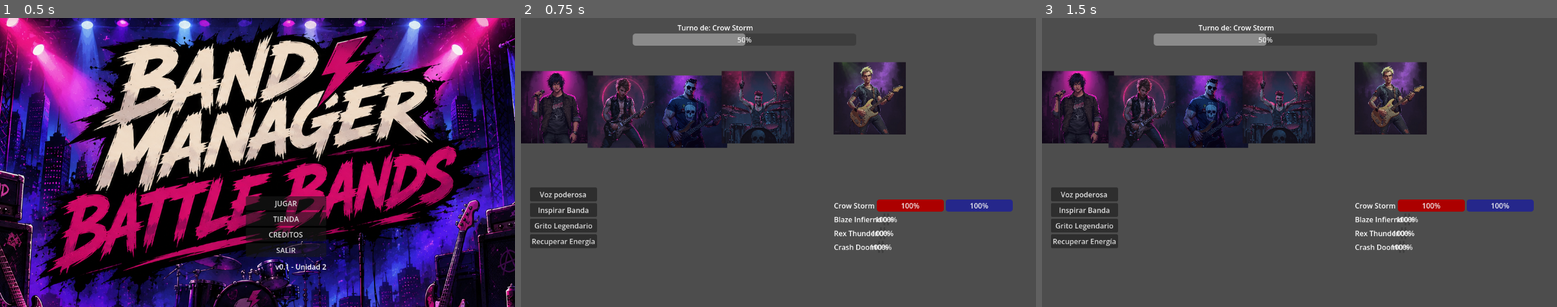
Above: before the commit, frames 1-3 (left to right).
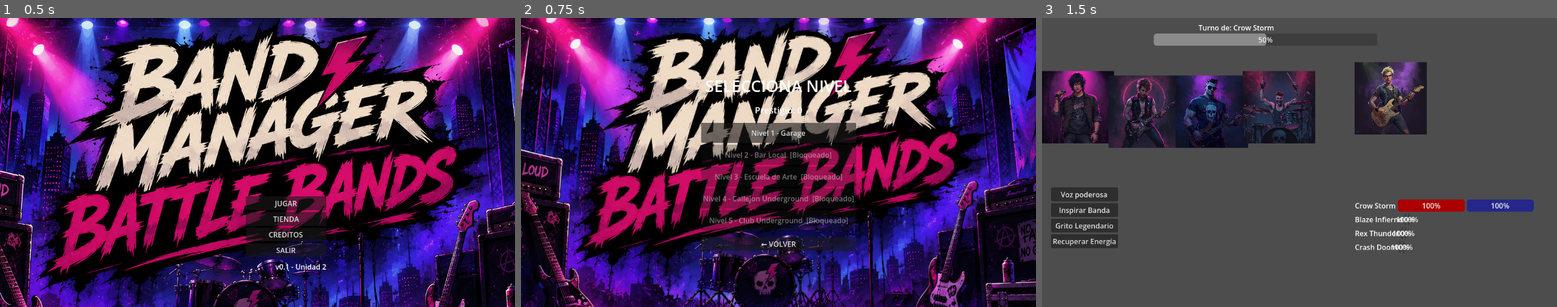
Above: after the commit, the same moments.

Repository: LeonelAcostaCruz/band-manager-battle-bands
Game: Godot game, scene res://scenes/ui/MainMenu.tscn
The game is run twice, just before and just after one commit, with the same random seed, the same clock (stepped at 60 frames per second) and the same inputs.
Inputs (mouse positions are in pixels of both pictures, inside the frame that each line leads up to):
- Up to frame 1 (0.5 s): no input
- Up to frame 2 (0.75 s): click "JUGAR" at 0.5 s
- Up to frame 3 (1.5 s): click (1299, 133) at 1.25 s, where only the run after the commit has a clickable "Nivel 1 - Garage"

Frame 1 is identical in both runs. In frame 2, 98% of the frame differs, in the area x 0-100%, y 0-100%; in frame 3, nothing differs.

Commit message:
feat: agregar LevelSelect con niveles desbloqueables

Diff:
--- /dev/null
+++ b/scenes/ui/LevelSelect.gd
@@ -0,0 +1,45 @@
+extends Control
+
+@onready var prestigio_label = $Contenido/PrestigioLabel
+@onready var niveles = $Contenido/Niveles
+
+func _ready():
+	GameData.cargar()
+	prestigio_label.text = "Prestigio: " + str(GameData.prestigio)
+	actualizar_botones()
+
+func actualizar_botones():
+	var botones = niveles.get_children()
+	for i in range(botones.size()):
+		var nivel = i + 1
+		if nivel > GameData.nivel_actual:
+			botones[i].disabled = true
+			botones[i].text = botones[i].text + "  [Bloqueado]"
+		elif nivel < GameData.nivel_actual:
+			botones[i].text = botones[i].text + "  ✓"
+
+func ir_a_nivel(nivel: int):
+	GameData.nivel_actual = nivel
+	get_tree().change_scene_to_file("res://scenes/battle/BattleScene.tscn")
+
+func _on_btn_nivel_1_pressed():
+	ir_a_nivel(1)
+
+func _on_btn_nivel_2_pressed():
+	ir_a_nivel(2)
+
+func _on_btn_nivel_3_pressed():
+	ir_a_nivel(3)
+
+func _on_btn_nivel_4_pressed():
+	ir_a_nivel(4)
+
+func _on_btn_nivel_5_pressed():
+	ir_a_nivel(5)
+
+func _on_btn_volver_pressed():
+	get_tree().change_scene_to_file("res://scenes/ui/MainMenu.tscn")
+
+
+func _on_btn_volber_pressed() -> void:
+	pass # Replace with function body.
--- a/scenes/ui/LevelSelect.tscn
+++ b/scenes/ui/LevelSelect.tscn
@@ -1,3 +1,89 @@
 [gd_scene format=3 uid="uid://bsyfco7igecn6"]
 
-[node name="LevelSelect" type="Node2D" unique_id=709872589]
+[ext_resource type="Texture2D" uid="uid://bhb4vnl0ffp33" path="res://Portada2.png" id="1_2fnwa"]
+[ext_resource type="Script" uid="uid://b1e0o3hf63riy" path="res://scenes/ui/LevelSelect.gd" id="1_wp86k"]
+
+[node name="LevelSelect" type="Control" unique_id=881588652]
+layout_mode = 3
+anchors_preset = 15
+anchor_right = 1.0
+anchor_bottom = 1.0
+grow_horizontal = 2
+grow_vertical = 2
+script = ExtResource("1_wp86k")
+
+[node name="BackGround" type="TextureRect" parent="." unique_id=1226915972]
+layout_mode = 1
+anchors_preset = 15
+anchor_right = 1.0
+anchor_bottom = 1.0
+grow_horizontal = 2
+grow_vertical = 2
+texture = ExtResource("1_2fnwa")
+stretch_mode = 6
+
+[node name="Contenido" type="VBoxContainer" parent="." unique_id=1527144390]
+layout_mode = 1
+anchors_preset = 8
+anchor_left = 0.5
+anchor_top = 0.5
+anchor_right = 0.5
+anchor_bottom = 0.5
+offset_left = -20.0
+offset_top = -61.0
+offset_right = 20.0
+offset_bottom = 61.0
+grow_horizontal = 2
+grow_vertical = 2
+theme_override_constants/separation = 15
+
+[node name="TituloLabel" type="Label" parent="Contenido" unique_id=2130150114]
+layout_mode = 2
+theme_override_font_sizes/font_size = 36
+text = "SELECCIONA NIVEL"
+horizontal_alignment = 1
+
+[node name="PrestigioLabel" type="Label" parent="Contenido" unique_id=767612488]
+layout_mode = 2
+theme_override_font_sizes/font_size = 20
+text = "Prestigio: 0"
+horizontal_alignment = 1
+
+[node name="Niveles" type="VBoxContainer" parent="Contenido" unique_id=847782415]
+layout_mode = 2
+
+[node name="BtnNivel1" type="Button" parent="Contenido/Niveles" unique_id=604577317]
+custom_minimum_size = Vector2(300, 45)
+layout_mode = 2
+text = "Nivel 1 - Garage"
+
+[node name="BtnNivel2" type="Button" parent="Contenido/Niveles" unique_id=1906789536]
+custom_minimum_size = Vector2(300, 45)
+layout_mode = 2
+text = "Nivel 2 - Bar Local"
+
+[node name="BtnNivel3" type="Button" parent="Contenido/Niveles" unique_id=465243226]
+custom_minimum_size = Vector2(300, 45)
+layout_mode = 2
+text = "Nivel 3 - Escuela de Arte"
+
+[node name="BtnNivel4" type="Button" parent="Contenido/Niveles" unique_id=973183998]
+custom_minimum_size = Vector2(300, 45)
+layout_mode = 2
+text = "Nivel 4 - Callejon Underground"
+
+[node name="BtnNivel5" type="Button" parent="Contenido/Niveles" unique_id=1907497391]
+custom_minimum_size = Vector2(300, 45)
+layout_mode = 2
+text = "Nivel 5 - Club Underground"
+
+[node name="BtnVolber" type="Button" parent="Contenido" unique_id=1741097594]
+layout_mode = 2
+text = "← VOLVER"
+
+[connection signal="pressed" from="Contenido/Niveles/BtnNivel1" to="." method="_on_btn_nivel_1_pressed"]
+[connection signal="pressed" from="Contenido/Niveles/BtnNivel2" to="." method="_on_btn_nivel_2_pressed"]
+[connection signal="pressed" from="Contenido/Niveles/BtnNivel3" to="." method="_on_btn_nivel_3_pressed"]
+[connection signal="pressed" from="Contenido/Niveles/BtnNivel4" to="." method="_on_btn_nivel_4_pressed"]
+[connection signal="pressed" from="Contenido/Niveles/BtnNivel5" to="." method="_on_btn_nivel_5_pressed"]
+[connection signal="pressed" from="Contenido/BtnVolber" to="." method="_on_btn_volber_pressed"]
--- a/scenes/ui/MainMenu.gd
+++ b/scenes/ui/MainMenu.gd
@@ -4,7 +4,7 @@
 	Input.mouse_mode = Input.MOUSE_MODE_VISIBLE
 
 func _on_btn_jugar_pressed():
-	get_tree().change_scene_to_file("res://scenes/battle/BattleScene.tscn")
+	get_tree().change_scene_to_file("res://scenes/ui/LevelSelect.tscn")
 
 func _on_btn_creditos_pressed():
 	$Contenido/Botones/BtnCreditos.text = "Ruth Rodriguez & Daniel De la Cruz"
@@ -14,6 +14,5 @@
 func _on_btn_tienda_pressed():
 	get_tree().change_scene_to_file("res://scenes/ui/UpgradeShop.tscn")
 
-
 func _on_btn_salir_pressed():
 	get_tree().quit()
Not shown, added: scenes/ui/LevelSelect.gd.uid
